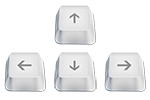
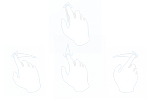
Layer changes from the first 150 x 100 image to the second:
added group "swipe" with 4 layers above "Calque 1" over [4, 0, 146, 99]
added layer "up" in group "swipe" over [49, 0, 101, 54]
added layer "down" in group "swipe" over [54, 35, 106, 99]
added layer "left" (1st of 2, in "swipe") in group "swipe" over [4, 49, 45, 95]
added layer "right" (1st of 2, in "swipe") in group "swipe" over [105, 47, 146, 93]
moved "top" into group "keyboard" over [54, 5, 96, 45]
moved "left" (2nd of 2, in "keyboard") into group "keyboard" over [4, 52, 46, 92]
moved "bottom" into group "keyboard" over [54, 52, 97, 92]
moved "right" (2nd of 2, in "keyboard") into group "keyboard" over [104, 52, 146, 92]
